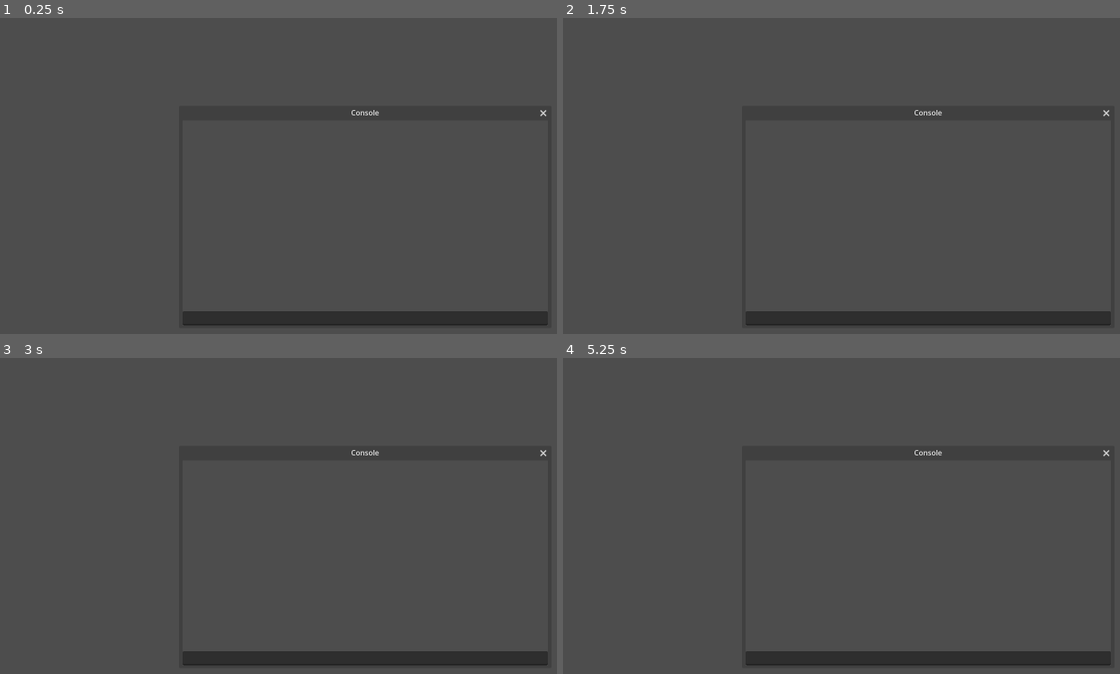
Above: before the commit, frames 1-4 (two rows, left to right).
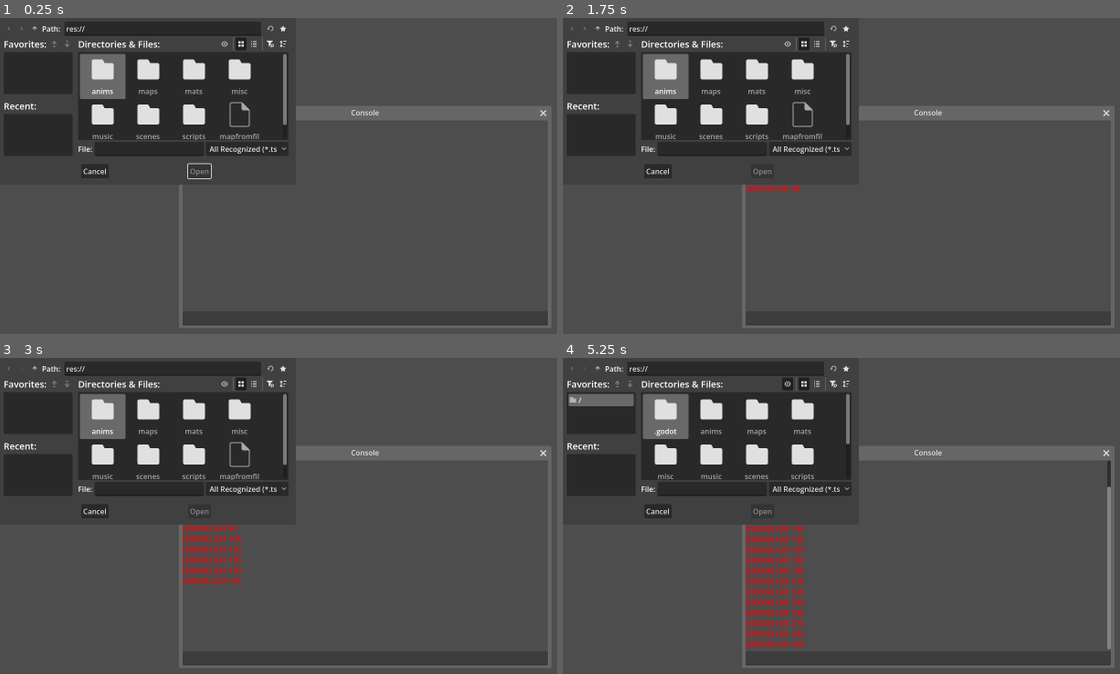
Above: after the commit, the same moments.

Repository: Matto58/dodecahedronfootball
Game: Godot game, scene res://scenes/server_main.tscn
The game is run twice, just before and just after one commit, with the same random seed, the same clock (stepped at 60 frames per second) and the same inputs. This scene is started directly instead of the project's main scene.
Inputs (mouse positions are in pixels of both pictures, inside the frame that each line leads up to):
- Up to frame 1 (0.25 s): no input
- Up to frame 2 (1.75 s): click (585, 27) at 0.52 s; click (585, 27) at 1.27 s
- Up to frame 3 (3 s): click (33, 367) at 2.02 s; click (33, 367) at 2.77 s
- Up to frame 4 (5.25 s): click (835, 367) at 3.52 s; click (847, 367) at 4.27 s; click (785, 383) at 5.02 s

The runs differ from the first frame. In frame 1, 20% of the frame differs, in the area x 0-100%, y 1-98%; in frame 2, 20%; in frame 3, 21%; in frame 4, 22%.

Commit message:
implement console and loading maps in server window

Diff:
--- a/scenes/server_main.tscn
+++ b/scenes/server_main.tscn
@@ -13,3 +13,11 @@
 script = ExtResource("1_rcx6v")
 
 [node name="Console" parent="." unique_id=1667808087 instance=ExtResource("1_ih8cl")]
+
+[node name="FileDialog" type="FileDialog" parent="." unique_id=111823314]
+title = "Open a File"
+file_mode = 0
+filters = PackedStringArray("*.tscn", "*.scn")
+
+[connection signal="canceled" from="FileDialog" to="." method="_on_file_dialog_canceled"]
+[connection signal="file_selected" from="FileDialog" to="." method="_on_file_dialog_file_selected"]
--- a/scripts/classes/net_interface.gd
+++ b/scripts/classes/net_interface.gd
@@ -16,8 +16,9 @@
 func initServer(port: int = DEFAULT_SERVER_PORT) -> bool:
 	print("initServer: creating server")
 	peer = ENetMultiplayerPeer.new()
-	if peer.create_server(port) == ERR_CANT_CREATE:
-		printerr("initServer: could not create server")
+	var result = peer.create_server(port)
+	if result != OK:
+		printerr("initServer: could not create server: %s" % result)
 		return false
 	multiplayer.multiplayer_peer = peer
 	print("initServer: ready. please initialize the map")
@@ -26,8 +27,9 @@
 func initClient(port: int = DEFAULT_SERVER_PORT, ip: String = "127.0.0.1") -> bool:
 	print("initClient: creating client")
 	peer = ENetMultiplayerPeer.new()
-	if peer.create_client(ip, port) == ERR_CANT_CREATE:
-		printerr("initClient: could not create client")
+	var result = peer.create_client(ip, port)
+	if result != OK:
+		printerr("initServer: could not create server: %s" % result)
 		return false
 	multiplayer.multiplayer_peer = peer
 	print("initClient: ready. please initialize the player manager")
@@ -88,6 +90,9 @@
 	return map.generateInfo()
 @rpc("any_peer", "call_remote")
 func cTryConsoleCmd(cmd: String) -> bool:
+	if multiplayer.is_server():
+		runCmd(cmd)
+		return true
 	return false
 
 @rpc("any_peer", "call_local")
--- a/scripts/client/console_win.gd
+++ b/scripts/client/console_win.gd
@@ -2,17 +2,16 @@
 
 var net: NetInterface
 
-# Called when the node enters the scene tree for the first time.
 func _ready() -> void:
-	pass # Replace with function body.
+	var l = ConsoleLogger.new()
+	l.uiLog = %conlog
+	OS.add_logger(l)
 
 func _on_conprompt_text_submitted(new_text: String) -> void:
 	%conprompt.text = ""
 	#runCmd(new_text)
-	net.runCmd(new_text)
+	%conlog.push_paragraph(HORIZONTAL_ALIGNMENT_LEFT)
+	%conlog.add_text("> " + new_text)
+	%conlog.pop()
+	net.cTryConsoleCmd(new_text)
 	%conprompt.grab_focus()
-
-
-# Called every frame. 'delta' is the elapsed time since the previous frame.
-func _process(delta: float) -> void:
-	pass
--- a/scripts/server/console.gd
+++ b/scripts/server/console.gd
@@ -54,10 +54,6 @@
 }
 
 func runCmd(cmd: String):
-	%conlog.push_paragraph(HORIZONTAL_ALIGNMENT_LEFT)
-	%conlog.add_text("> " + cmd)
-	%conlog.pop()
-
 	var ln = cmd.split(" ")
 	if ln.size() < 0: return
 	if ln[0] == "help":
@@ -77,8 +73,3 @@
 		return
 	var actualCmd = category.get(ln[1])
 	actualCmd.call(ln)
-
-func _ready() -> void:
-	var l = ConsoleLogger.new()
-	l.uiLog = %conlog
-	OS.add_logger(l)
--- a/scripts/server/map.gd
+++ b/scripts/server/map.gd
@@ -81,11 +81,16 @@
 
 # Called when the node enters the scene tree for the first time.
 func _ready() -> void:
-	net = NetInterface.new()
-	net.initServer()
+	if net == null:
+		net = NetInterface.new()
+		add_child(net)
+		net.initServer()
+	if console == null:
+		console = Console.new()
 	resetBall()
 	net.map = self
 	botSpawner.m = self
+	console.map = self
 	# todo: every piece of logic that mentions $PlayerManager.player should be moved into the player manager itself
 	#       and the player manager should be in the clientside instance of the map
 	#       the player needn't the full instance of the map, only the players, map objects and score
--- a/scripts/server/win_main.gd
+++ b/scripts/server/win_main.gd
@@ -1,11 +1,24 @@
 extends Control
 
-var con: Window
+var map: Map
 
-# Called when the node enters the scene tree for the first time.
+func _exit_tree() -> void:
+	if $Console.net == null: return
+	$Console.net.shutDown()
+
 func _ready() -> void:
-	pass # Replace with function body.
+	$Console/VBoxContainer/conprompt.editable = false
+	$FileDialog.show()
 
-# Called every frame. 'delta' is the elapsed time since the previous frame.
-func _process(delta: float) -> void:
-	pass
+func _on_file_dialog_file_selected(path: String) -> void:
+	print("loading map " + path)
+	var mapScn: PackedScene = load(path)
+	map = mapScn.instantiate()
+	print("loaded. initializing")
+	add_child(map)
+	$Console.net = map.net
+	print("initialized. ready for players")
+	$Console/VBoxContainer/conprompt.editable = true
+
+func _on_file_dialog_canceled() -> void:
+	get_tree().quit(1)
